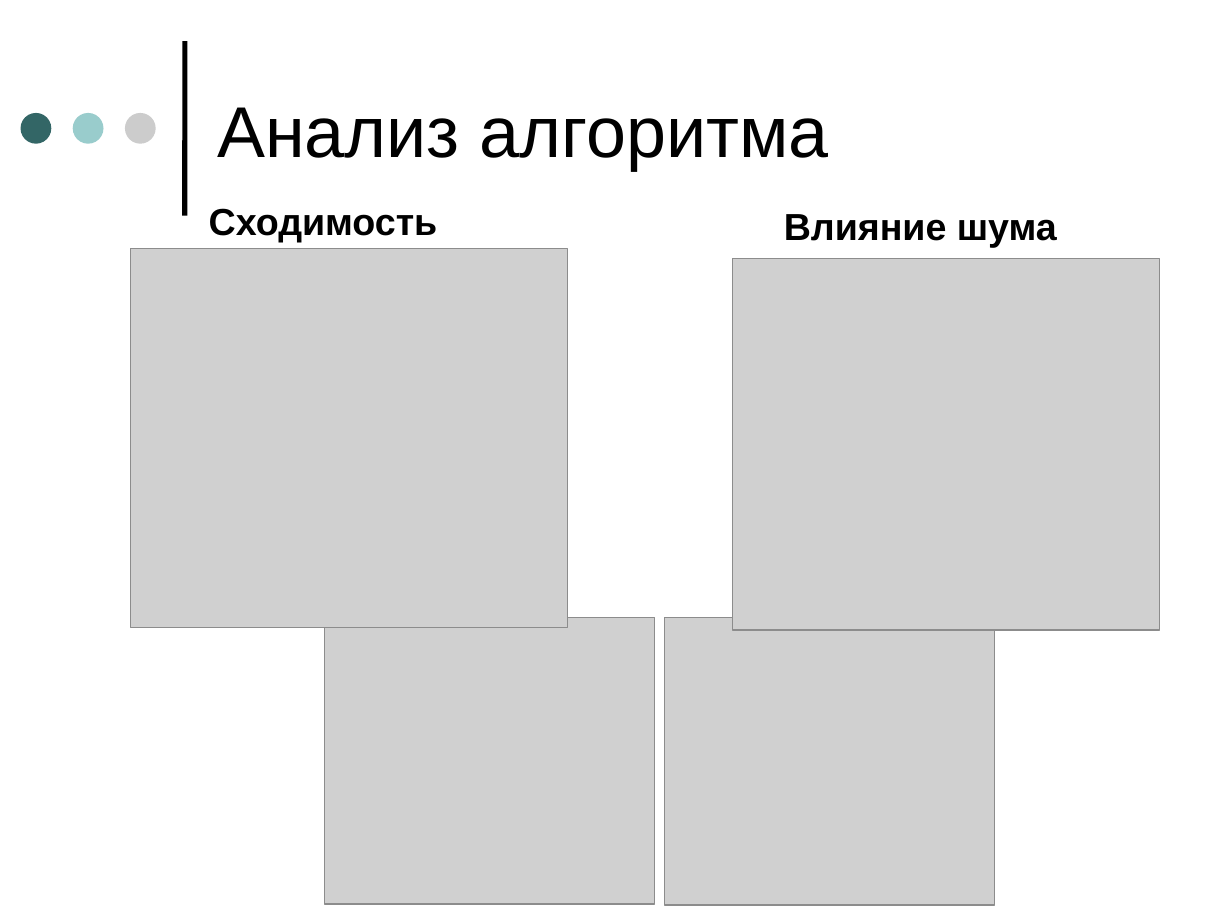
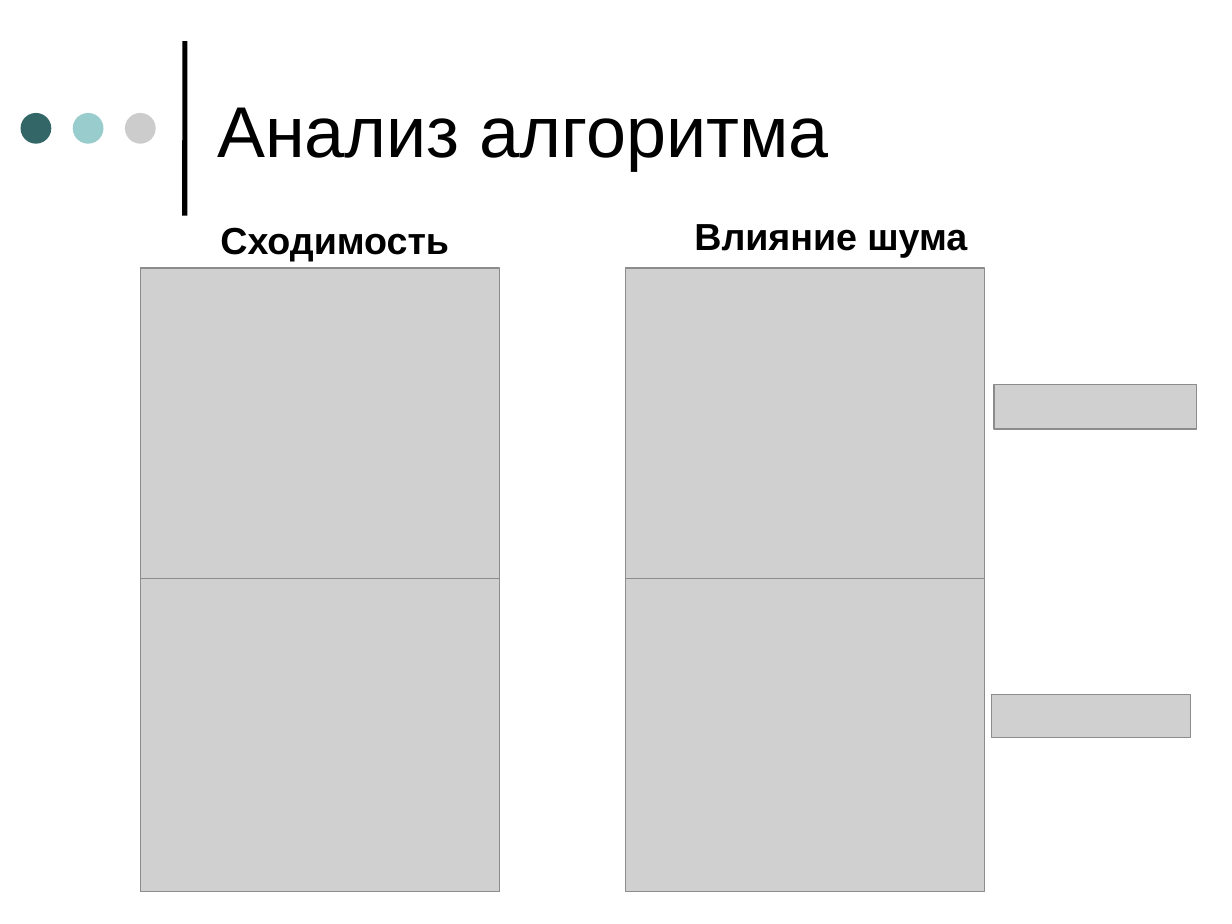
Before and after one commit to ImBa2la/java-artificial-robot, a slide deck: slide 5 of cobro/documentation/Диплом/Стыскин.ppt. Drawn at 1232x924 pixels with LibreOffice and Linux fonts; fonts in the diff are those of the drawing; grey boxes stand for pictures. Boxes give left, top, right and bottom in pixels: in the first picture for what was removed or moved away, otherwise in the second. Text is boxed around its words. In the diff, an @@ line names an element or a change of style, - is before the commit and + after.

```diff
--- a/cobro/documentation/Диплом/Стыскин.ppt
+++ b/cobro/documentation/Диплом/Стыскин.ppt
@@ text "Влияние шума": place and size @@
-text "Влияние шума" at <box>784,214,1057,247</box>
+text "Влияние шума" at <box>694,224,967,257</box>
@@ text "Сходимость": place and size @@
-text "Сходимость" at <box>209,208,438,242</box>
+text "Сходимость" at <box>220,227,449,262</box>
@@ picture: place and size @@
-picture at <box>131,249,567,628</box>
+picture at <box>140,269,499,580</box>
@@ picture: place and size @@
-picture at <box>732,259,1159,631</box>
+picture at <box>626,269,984,580</box>
@@ picture added at <box>994,384,1196,429</box> @@
@@ picture: place and size @@
-picture at <box>325,617,655,904</box>
+picture at <box>140,579,499,892</box>
@@ picture: place and size @@
-picture at <box>664,617,994,906</box>
+picture at <box>626,579,984,892</box>
@@ picture added at <box>992,695,1191,738</box> @@
```
Also in this commit, not shown: 4 other slides changed, 8 other files.
